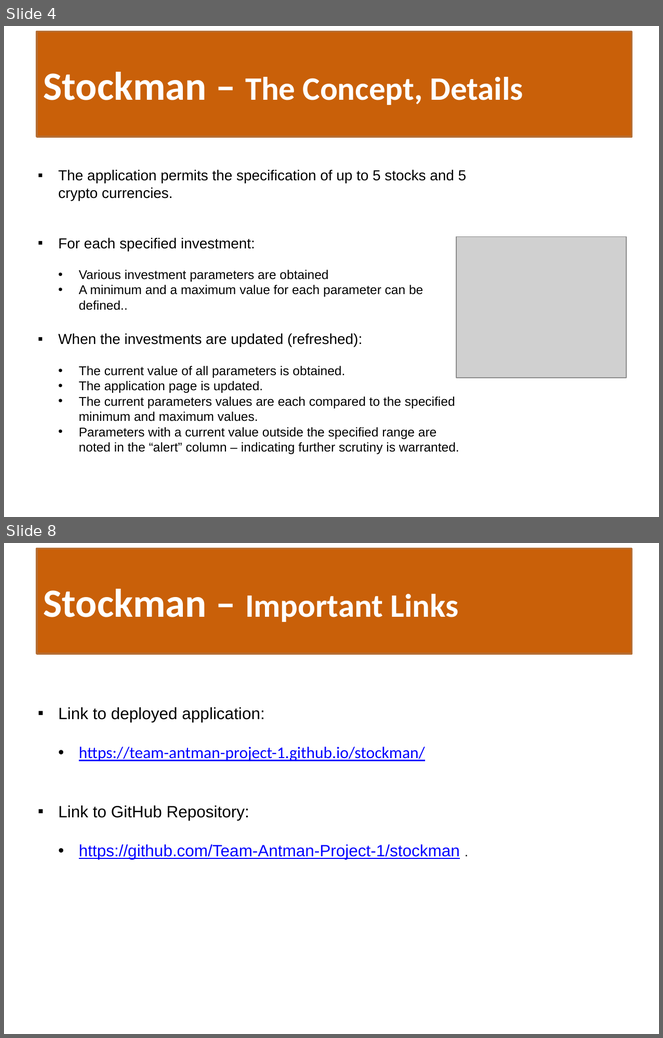
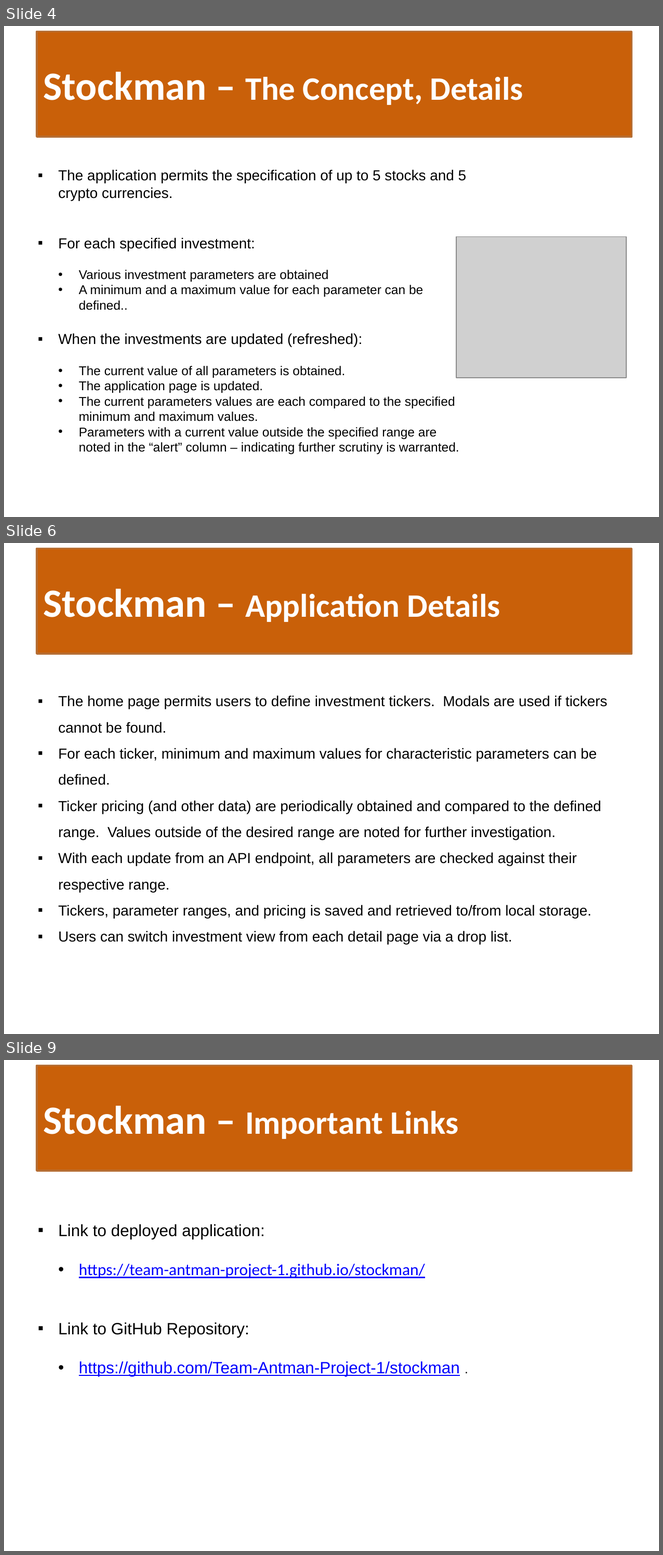
Before and after one commit to tzeuch0922/stock-manager, a slide deck: artifacts/Stockman-Presentation.pptx. Shown one above the other, each under a label of ours: slides 4 and 8 before the commit, slides 4, 6 and 9 after it; the slides between them are not shown. The pictures are 663x1038 and 663x1555 pixels, drawn with LibreOffice and Linux fonts; fonts in the diff are those of the drawing; grey boxes stand for pictures. Boxes give left, top, right and bottom in pixels: in the first picture for what was removed or moved away, otherwise in the second. Text is boxed around its words. In the diff, an @@ line names an element or a change of style, - is before the commit and + after.

```diff
--- a/artifacts/Stockman-Presentation.pptx
+++ b/artifacts/Stockman-Presentation.pptx
@@ slide 6 added at [4, 543, 659, 1034], background #FFFFFF @@
@@ title added at [37, 548, 632, 654], fill #C96009, 36 pt, text #FFFFFF, bold @@
+Stockman – Application Details
@@ text added at [58, 695, 608, 944], 16 pt, text #000000 @@
+▪ The home page permits users to define investment tickers. Modals are used if tickers cannot be found.
+▪ For each ticker, minimum and maximum values for characteristic parameters can be defined.
+▪ Ticker pricing (and other data) are periodically obtained and compared to the defined range. Values outside of the desired range are noted for further investigation.
+▪ With each update from an API endpoint, all parameters are checked against their respective range.
+▪ Tickers, parameter ranges, and pricing is saved and retrieved to/from local storage.
+▪ Users can switch investment view from each detail page via a drop list.
@@ what was slide 8 is now slide 9 @@
```
Also in this commit, not shown: 2 slides changed, 1 other slide added, 1 slide removed.
